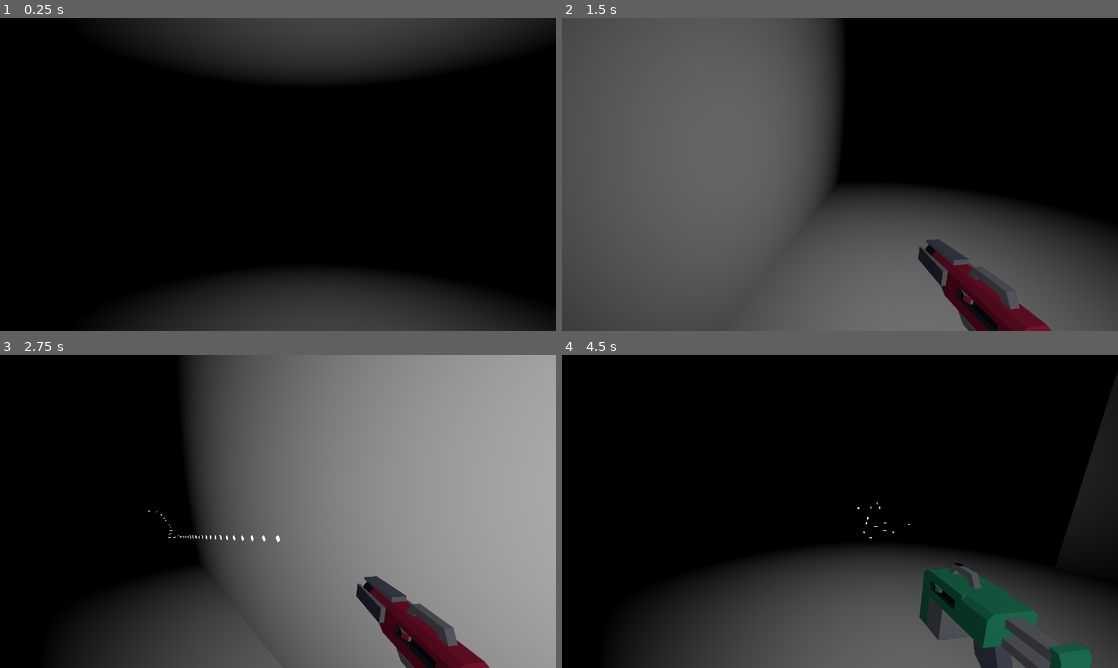
Above: before the commit, frames 1-4 (two rows, left to right).
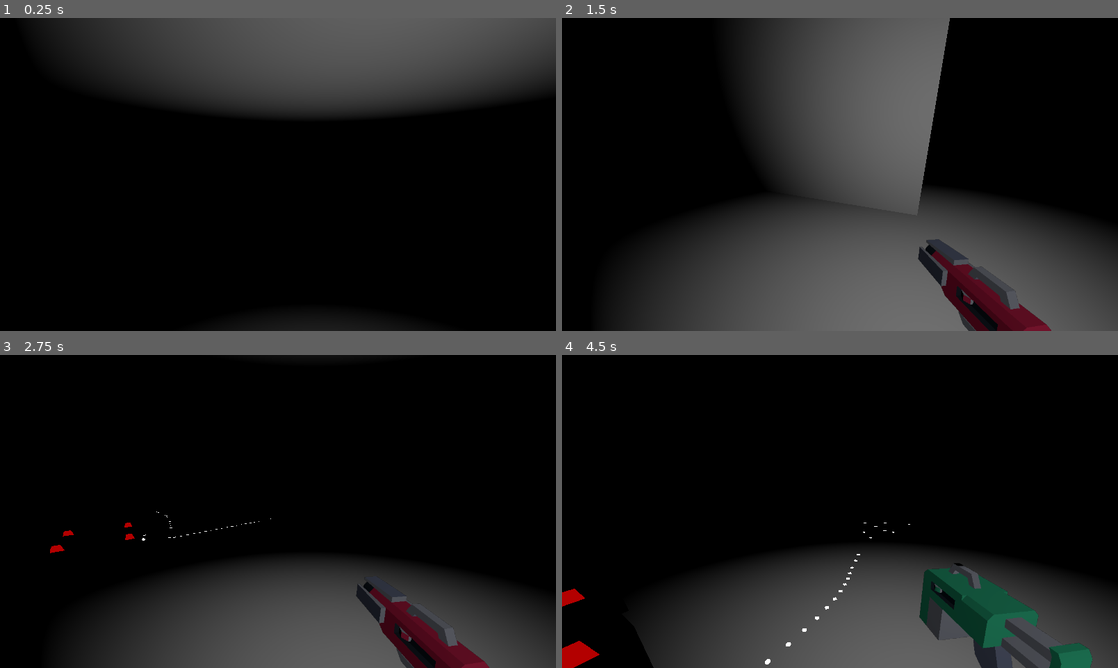
Above: after the commit, the same moments.

Repository: i-ideamama/DungeonEscape
Game: Godot game, scene res://Misc/Testing/3D_DungeonGen.tscn
Two runs of this game, one before a commit and one after it. Both use one fixed random seed, a clock stepped at 60 frames per second and the inputs below.
Inputs (mouse positions are in pixels of both pictures, inside the frame that each line leads up to):
- Up to frame 1 (0.25 s): no input
- Up to frame 2 (1.5 s): tap Enter (ui_accept) at 0.5, 0.77 s; move the mouse to (962, 158) at 0.52 s; hold D (move_right) 0.53-1.28 s; tap E (change_blaster) at 0.6 s; click (962, 158) at 0.67 s; move the mouse to (812, 174) at 1.27 s; hold S (move_back) from 1.28 s (still down); tap W (move_front) at 1.35 s
- Up to frame 3 (2.75 s): tap Enter (ui_accept) at 1.52 s; move the mouse to (289, 505) at 2.02 s; release S (move_back) at 2.03 s; hold D (move_right) from 2.03 s (still down); hold Q (scan) from 2.03 s (still down)
- Up to frame 4 (4.5 s): move the mouse to (834, 517) at 2.77 s; release Q (scan) at 2.78 s; tap E (change_blaster) at 2.85 s; tap Enter (ui_accept) at 3.02, 3.77 s; move the mouse to (878, 514) at 3.52 s; release D (move_right) at 3.53 s; hold A (move_left) from 3.53 s (still down); tap W (move_front) at 3.6 s; move the mouse to (795, 508) at 4.27 s; tap Q (scan) at 4.35 s

The runs differ from the first frame. In frame 1, 33% of the frame differs, in the area x 8-100%, y 0-100%; in frame 2, 49%; in frame 3, 56%, in the area x 9-100%, y 0-100%; in frame 4, 2.6%.

Commit message:
feat: added chasm trap

Diff:
--- a/Misc/Testing/3D_DungeonGen.gd
+++ b/Misc/Testing/3D_DungeonGen.gd
@@ -9,7 +9,7 @@
 var room_pos_list = []
 var room_pos_list_cpy = []
 var pos_range = Vector2(-50,50)
-var mesh_resolution = 5
+var mesh_resolution = 8
 
 
 @export var mat : StandardMaterial3D
@@ -21,12 +21,12 @@
 
 @onready var player_scene = preload("res://Scenes/Player.tscn")
 var player
-
 @onready var enemy_scene = preload("res://Scenes/enemy.tscn")
 var enemy
-
 @onready var trap_scene = preload("res://Scenes/Trap.tscn")
 var trap
+@onready var bottom_of_chasm_scene = preload("res://Scenes/BottomOfChasm.tscn")
+var bottom_of_chasm
 
 @export var clear : bool = false : set = setclear
 
@@ -41,12 +41,9 @@
 	do_the_gen()
 	player = player_scene.instantiate()
 	get_parent().add_child.call_deferred(player)
-	player.position = Vector3(room_pos_list[1].x ,-1,room_pos_list[1].z)
+	player.position = Vector3(room_pos_list[0].x ,-1,room_pos_list[0].z)
 
-	trap = trap_scene.instantiate()
-
-	get_parent().add_child.call_deferred(trap)
-	trap.position = Vector3(room_pos_list[0].x ,-1.5,room_pos_list[0].z)
+	inst_traps()
 
 	enemy = enemy_scene.instantiate()
 	get_parent().add_child.call_deferred(enemy)
@@ -56,6 +53,29 @@
 	get_room_positions()
 	place_rooms()
 	get_rooms()
+
+func inst_traps():
+	# place spike traps
+	trap = trap_scene.instantiate()
+	get_parent().add_child.call_deferred(trap)
+	trap.position = Vector3(room_pos_list[0].x ,-1.5,room_pos_list[0].z)
+
+	# place chasms
+	var chasm = CSGMesh3D.new()
+	var chasm_height = 100
+	var chasm_side = 3
+	chasm.mesh = BoxMesh.new()
+	chasm.name = "chasm"
+	chasm.scale = Vector3(chasm_side, chasm_height, chasm_side)
+	chasm.flip_faces = true
+	chasm.mesh.subdivide_width = chasm.scale.x/mesh_resolution
+	chasm.mesh.subdivide_height= chasm.scale.y/mesh_resolution
+	chasm.mesh.subdivide_depth = chasm.scale.z/mesh_resolution
+	chasm.position = Vector3(room_pos_list[1].x ,(-chasm_height/2)+1,room_pos_list[1].z)
+	add_child(chasm)
+	bottom_of_chasm = bottom_of_chasm_scene.instantiate()
+	get_parent().add_child.call_deferred(bottom_of_chasm)
+	bottom_of_chasm.position = Vector3(chasm.position.x,-chasm_height+2,chasm.position.z)
 
 func get_room_positions():
 	room_count = randi_range(min_rooms, max_rooms)
--- a/Misc/Testing/Player.gd
+++ b/Misc/Testing/Player.gd
@@ -39,7 +39,7 @@
 		if event is InputEventMouseMotion:
 			neck.rotate_y(-event.relative.x*0.01)
 			camera.rotate_x(-event.relative.y*0.01)
-			camera.rotation.x = clamp(camera.rotation.x, deg_to_rad(-30), deg_to_rad(60))
+			camera.rotation.x = clamp(camera.rotation.x, deg_to_rad(-55), deg_to_rad(90))
 
 func instance_dot(i, pos, normal):
 	var transform = Transform3D()
--- /dev/null
+++ b/Scenes/BottomOfChasm.tscn
@@ -0,0 +1,14 @@
+[gd_scene load_steps=3 format=3 uid="uid://vbgrtkpuoq7n"]
+
+[ext_resource type="Script" path="res://Scripts/BottomOfChasm.gd" id="1_xdpnx"]
+
+[sub_resource type="BoxShape3D" id="BoxShape3D_8cw40"]
+size = Vector3(3, 2, 3)
+
+[node name="BottomOfChasm" type="Area3D"]
+script = ExtResource("1_xdpnx")
+
+[node name="CollisionShape3D" type="CollisionShape3D" parent="."]
+shape = SubResource("BoxShape3D_8cw40")
+
+[connection signal="body_entered" from="." to="." method="_on_body_entered"]
--- /dev/null
+++ b/Scripts/BottomOfChasm.gd
@@ -0,0 +1,6 @@
+extends Area3D
+
+
+func _on_body_entered(body):
+	if(body.name == "Player"):
+		print("ded")
